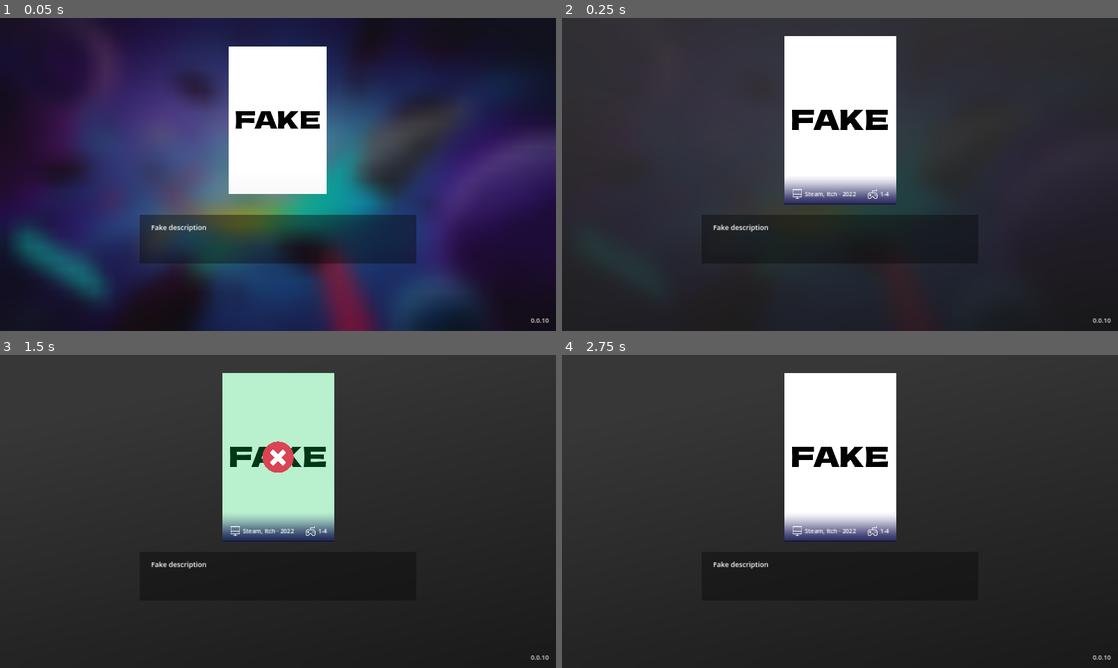
Above: before the commit, frames 1-4 (two rows, left to right).
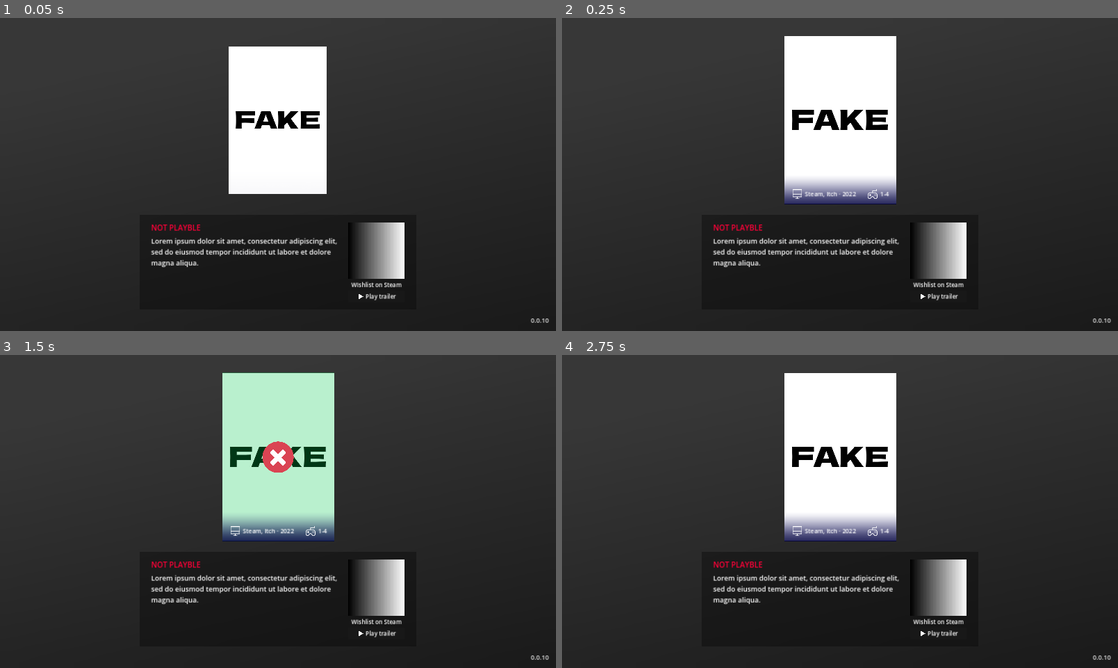
Above: after the commit, the same moments.

Repository: MrEliptik/game_launcher
Game: Godot game, scene res://scenes/app/app.tscn
Two runs of this game, one before a commit and one after it. Both use one fixed random seed, a clock stepped at 60 frames per second and the inputs below.
Inputs (mouse positions are in pixels of both pictures, inside the frame that each line leads up to):
- Up to frame 1 (0.05 s): no input
- Up to frame 2 (0.25 s): no input
- Up to frame 3 (1.5 s): click (378, 633) at 0.52 s; tap Enter at 1.25 s; move the mouse to (400, 495) at 1.27 s; hold Right (ui_right) from 1.28 s (still down); click (400, 495) at 1.42 s
- Up to frame 4 (2.75 s): tap Space at 2 s; move the mouse to (728, 527) at 2.02 s; release Right (ui_right) at 2.03 s; hold Left (ui_left) from 2.03 s (still down); click (728, 527) at 2.17 s

The runs differ from the first frame. In frame 1, 76% of the frame differs, in the area x 0-100%, y 0-100%; in frame 2, 5.2%; in frame 3, 2.7%; in frame 4, 2.7%.
Error before the commit: Invalid call. Nonexistent function 'has' in base 'Nil'. (res://shared/utils/update_checker.gd:29)
Error after the commit: Invalid assignment of property or key 'file' with value of type 'Nil' on a base object of type 'VideoStreamTheora'. (res://scenes/app/scripts/app.gd:300)

Commit message:
Implementing ability to play trailer in ogv format using a button https://github.com/MrEliptik/game_launcher/issues/40

Diff:
--- a/autoload/signal_bus.gd
+++ b/autoload/signal_bus.gd
@@ -1,3 +1,5 @@
 extends Node
 
 signal shortcut_close_game_pressed()
+signal game_launched()
+signal game_closed()
--- a/scenes/app/app.tscn
+++ b/scenes/app/app.tscn
@@ -9,6 +9,8 @@
 [ext_resource type="Script" path="res://scenes/carousel/scripts/carousel.gd" id="4_yrr54"]
 [ext_resource type="Texture2D" uid="uid://dph8j6sb0fjbv" path="res://scenes/game_button/visuals/bg_test.png" id="5_o0uvn"]
 [ext_resource type="Script" path="res://scenes/app/scripts/bg_blend.gd" id="6_2ddv3"]
+[ext_resource type="Script" path="res://scenes/video_player/scripts/video_player.gd" id="10_dod4b"]
+[ext_resource type="Texture2D" uid="uid://dr4kg5w8jskhd" path="res://shared/visuals/play.png" id="10_gt0gt"]
 
 [sub_resource type="ShaderMaterial" id="ShaderMaterial_psg6v"]
 shader = ExtResource("4_7um57")
@@ -138,7 +140,7 @@
 offset_left = -478.0
 offset_top = 140.0
 offset_right = 478.0
-offset_bottom = 307.0
+offset_bottom = 432.0
 grow_horizontal = 2
 size_flags_horizontal = 3
 size_flags_vertical = 0
@@ -185,7 +187,6 @@
 autowrap_mode = 3
 
 [node name="QRContainer" type="VBoxContainer" parent="PanelContainer/MarginContainer/HBoxContainer"]
-visible = false
 layout_mode = 2
 theme_override_constants/separation = 5
 
@@ -208,6 +209,32 @@
 horizontal_alignment = 1
 vertical_alignment = 1
 
+[node name="VideoBtn" type="Button" parent="PanelContainer/MarginContainer/HBoxContainer/QRContainer"]
+custom_minimum_size = Vector2(0, 40)
+layout_mode = 2
+size_flags_vertical = 3
+
+[node name="HBoxContainer" type="HBoxContainer" parent="PanelContainer/MarginContainer/HBoxContainer/QRContainer/VideoBtn"]
+layout_mode = 1
+anchors_preset = 15
+anchor_right = 1.0
+anchor_bottom = 1.0
+grow_horizontal = 2
+grow_vertical = 2
+alignment = 1
+
+[node name="TextureRect" type="TextureRect" parent="PanelContainer/MarginContainer/HBoxContainer/QRContainer/VideoBtn/HBoxContainer"]
+custom_minimum_size = Vector2(25, 25)
+layout_mode = 2
+texture = ExtResource("10_gt0gt")
+expand_mode = 1
+stretch_mode = 5
+
+[node name="Label" type="Label" parent="PanelContainer/MarginContainer/HBoxContainer/QRContainer/VideoBtn/HBoxContainer"]
+layout_mode = 2
+text = "Play trailer"
+label_settings = SubResource("LabelSettings_wrab5")
+
 [node name="MouseFilter" type="ColorRect" parent="."]
 visible = false
 self_modulate = Color(1, 1, 1, 0)
@@ -217,3 +244,16 @@
 anchor_bottom = 1.0
 grow_horizontal = 2
 grow_vertical = 2
+
+[node name="VideoPlayer" type="VideoStreamPlayer" parent="."]
+layout_mode = 1
+anchors_preset = 15
+anchor_right = 1.0
+anchor_bottom = 1.0
+grow_horizontal = 2
+grow_vertical = 2
+expand = true
+loop = true
+script = ExtResource("10_dod4b")
+
+[connection signal="pressed" from="PanelContainer/MarginContainer/HBoxContainer/QRContainer/VideoBtn" to="." method="_on_video_btn_pressed"]
--- a/scenes/app/scripts/app.gd
+++ b/scenes/app/scripts/app.gd
@@ -21,6 +21,8 @@
 @onready var qr_container: VBoxContainer = $PanelContainer/MarginContainer/HBoxContainer/QRContainer
 @onready var qr_rect: TextureRect = $PanelContainer/MarginContainer/HBoxContainer/QRContainer/QRRect
 @onready var qr_label: Label = $PanelContainer/MarginContainer/HBoxContainer/QRContainer/QRLabel
+@onready var video_btn: Button = $PanelContainer/MarginContainer/HBoxContainer/QRContainer/VideoBtn
+@onready var video_player: VideoPlayer = $VideoPlayer
 
 @onready var update_checker := UpdateChecker.new()
 @onready var global_shortcut: GlobalShortcut
@@ -233,6 +235,7 @@
 	dict["bg"] = dir.path_join(config.get_value("GAME", "background"))
 	dict["description"] = config.get_value("GAME", "description")
 	dict["players_nb"] = config.get_value("GAME", "players_nb")
+	dict["video"] = config.get_value("GAME", "video", null)
 	dict["release_date"] = config.get_value("GAME", "release_date")
 	dict["platforms"] = config.get_value("GAME", "platforms")
 	dict["arguments"] = config.get_value("GAME", "arguments")
@@ -262,6 +265,7 @@
 	else:
 		pid_watching = OS.create_process(executable_path, [])
 	timer.start()
+	SignalBus.game_launched.emit()
 
 	launched_game_name = game_name
 	if games[game_name].has("relaunch_on_crash") and games[game_name]["relaunch_on_crash"]:
@@ -273,6 +277,7 @@
 	OS.kill(pid)
 	relaunch_on_crash = false
 	launched_game_name = ""
+	SignalBus.game_closed.emit()
 
 func on_timer_timeout() -> void:
 	if OS.is_process_running(pid_watching):
@@ -281,12 +286,24 @@
 		print("Stopped")
 		timer.stop()
 		pid_watching = -1
+		SignalBus.game_closed.emit()
 		if curr_game_btn:
 			curr_game_btn.button_pressed = false
 		games_container.can_move = true
 		DisplayServer.window_move_to_foreground()
 
 func on_game_btn_focused(who: Button) -> void:
+	if who.properties.has("video") and who.properties["video"] or who.properties["video"] != "":
+		var video_stream_theora = VideoStreamTheora.new()
+		# File extension is ignored, so it is possible to load Ogg Theora videos
+		# that have an `.ogg` extension this way.
+		video_stream_theora.file = who.properties["video"]
+		video_player.stream = video_stream_theora
+		video_btn.show()
+	else:
+		video_btn.hide()
+		video_player.stream = null
+
 	if not who.properties.has("description"):
 		description.text = "Lorem ipsum dolor sit amet, consectetur adipiscing elit, sed do eiusmod tempor incididunt ut labo …(349 unchanged characters)…
 	else:
@@ -349,3 +366,6 @@
 	# crash / taskmanager
 	if OS.get_process_exit_code(pid_watching) > 0:
 		launch_game(launched_game_name)
+
+func _on_video_btn_pressed() -> void:
+	video_player.play_video()
--- /dev/null
+++ b/scenes/video_player/scripts/video_player.gd
@@ -0,0 +1,49 @@
+extends VideoStreamPlayer
+
+class_name VideoPlayer
+
+@export var timeout_before_play: float = 10.0
+
+var game_running: bool = false
+
+@onready var timer: Timer = Timer.new()
+
+func _ready() -> void:
+	SignalBus.game_launched.connect(func(): game_running = true)
+	SignalBus.game_closed.connect(func():
+		game_running = false
+		#timer.start()
+	)
+
+	#add_child(timer)
+	#timer.one_shot = true
+	#timer.wait_time = timeout_before_play
+	#timer.start()
+	#visible = false
+	#
+	#timer.timeout.connect(on_timer_timeout)
+
+func _input(event: InputEvent) -> void:
+	if game_running or not visible: return
+
+	# Check if any input to stop the player and restart the timer
+	if event is InputEventMouseButton or event is InputEventJoypadButton \
+		or event is InputEventKey:
+			stop_video()
+			#timer.start()
+			# Prevent the rest of the app from reacting to this event
+			get_viewport().set_input_as_handled()
+
+func play_video() -> void:
+	show()
+	play()
+
+func stop_video() -> void:
+	hide()
+	stop()
+
+func on_timer_timeout() -> void:
+	return
+	if game_running: return
+	visible = true
+	play()
--- a/shared/utils/update_checker.gd
+++ b/shared/utils/update_checker.gd
@@ -25,7 +25,7 @@
 
 func on_request_completed(result, response_code, headers, body) -> void:
 	var json = JSON.parse_string(body.get_string_from_utf8())
-
+	if not json: return
 	if json.has("message"):
 		print(json["message"])
 		return
Not shown, changed: games/config_template.ini
Not shown: 1 places in scenes/app/app.tscn that only renumber resources
Binary file added: shared/visuals/play.png
Not shown, added: shared/visuals/play.png.import
